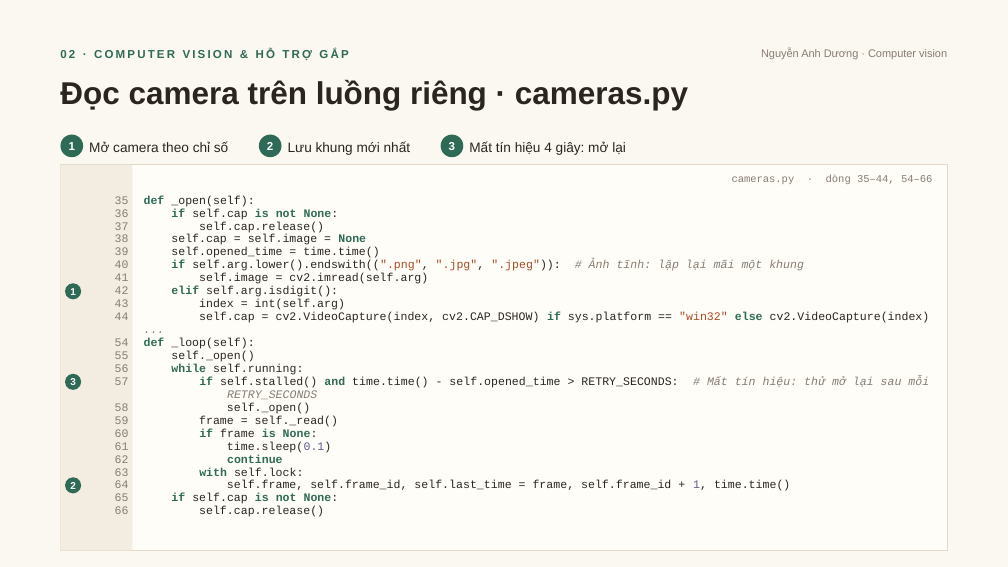
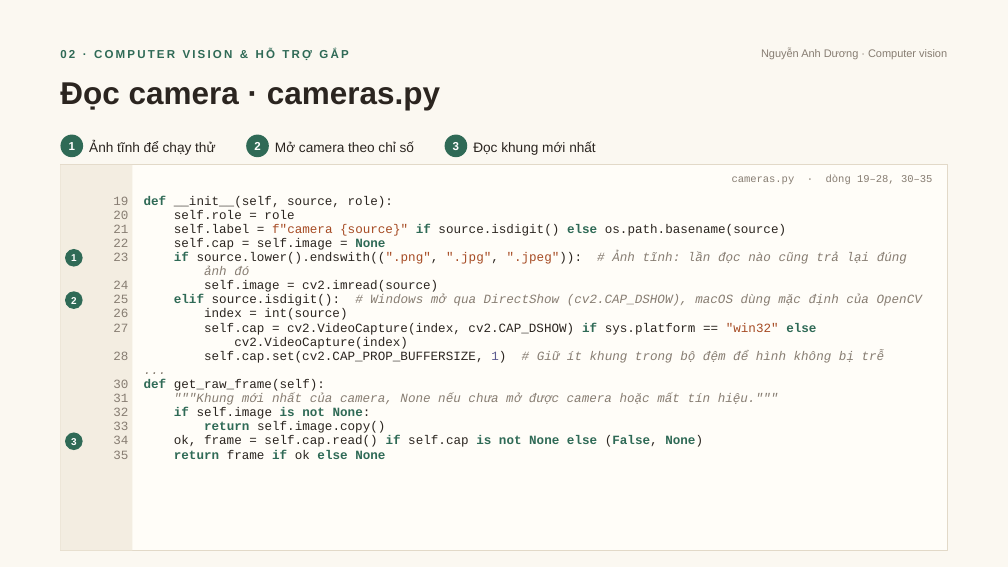
Before and after one commit to DuongNAD/Project_IoT, a slide deck: slide 4 of slides/Phan2_LuongDuLieu_Code.pptx. Drawn at 1008x567 pixels with LibreOffice and Linux fonts; fonts in the diff are those of the drawing. Boxes give left, top, right and bottom in pixels: in the first picture for what was removed or moved away, otherwise in the second. Text is boxed around its words. In the diff, an @@ line names an element or a change of style, - is before the commit and + after.

```diff
--- a/slides/Phan2_LuongDuLieu_Code.pptx
+++ b/slides/Phan2_LuongDuLieu_Code.pptx
@@ text at (60, 82, 440, 110): text changed @@
-Đọc camera trên luồng riêng · cameras.py
+Đọc camera · cameras.py
@@ text at (89, 141, 215, 155): text changed @@
-Mở camera theo chỉ số
+Ảnh tĩnh để chạy thử
@@ ellipse "2": place and size @@
-ellipse "2" at (259, 135, 281, 157)
+ellipse "2" at (247, 135, 269, 157)
@@ text at (275, 141, 414, 152): text changed @@
-Lưu khung mới nhất
+Mở camera theo chỉ số
@@ ellipse "3": place and size @@
-ellipse "3" at (441, 135, 464, 157)
+ellipse "3" at (445, 135, 467, 157)
@@ text at (473, 141, 595, 155): text changed @@
-Mất tín hiệu 4 giây: mở lại
+Đọc khung mới nhất
@@ text at (732, 175, 932, 184): text changed @@
-cameras.py · dòng 35–44, 54–66
+cameras.py · dòng 19–28, 30–35
@@ text at (113, 196, 128, 444): paragraphs added @@
+19
+20
+21
+22
+23
+24
+25
+26
+27
+28
+30
+31
+32
+33
+34
@@ text at (115, 209, 129, 514): paragraphs removed @@
-36
-37
-38
-39
-40
-41
-42
-43
-44
-54
-55
-56
-57
-58
-59
-60
-61
-62
-63
-64
-65
-66
@@ text at (144, 196, 786, 236): text changed; size 11 to 12 pt @@
-def _open(self):
-if self.cap is not None:
-self.cap.release()
+def __init__(self, source, role):
+self.role = role
+self.label = f"camera {source}" if source.isdigit() else os.path.basename(source)
@@ text at (174, 238, 385, 250): size 11 to 12 pt in "self.cap = self.image = None", "..."; line spacing 12.3pt to 13.4pt @@
@@ ellipse "1": place and size @@
-ellipse "1" at (65, 284, 81, 299)
+ellipse "1" at (65, 249, 82, 266)
@@ text at (174, 252, 922, 363): text changed; size 11 to 12 pt @@
-self.opened_time = time.time()
-if self.arg.lower().endswith((".png", ".jpg", ".jpeg")): # Ảnh tĩnh: lặp lại mãi một khung
-self.image = cv2.imread(self.arg)
-elif self.arg.isdigit():
-index = int(self.arg)
-self.cap = cv2.VideoCapture(index, cv2.CAP_DSHOW) if sys.platform == "win32" else cv2.VideoCapture(index)
+if source.lower().endswith((".png", ".jpg", ".jpeg")): # Ảnh tĩnh: lần đọc nào cũng trả lại đúng
+ảnh đó
+self.image = cv2.imread(source)
+elif source.isdigit(): # Windows mở qua DirectShow (cv2.CAP_DSHOW), macOS dùng mặc định của OpenCV
+index = int(source)
+self.cap = cv2.VideoCapture(index, cv2.CAP_DSHOW) if sys.platform == "win32" else
+cv2.VideoCapture(index)
+self.cap.set(cv2.CAP_PROP_BUFFERSIZE, 1) # Giữ ít khung trong bộ đệm để hình không bị trễ
@@ ellipse "2": place and size @@
-ellipse "2" at (65, 477, 81, 493)
+ellipse "2" at (65, 291, 82, 309)
@@ text at (144, 379, 778, 459): text changed; size 11 to 12 pt @@
-def _loop(self):
-self._open()
-while self.running:
-if self.stalled() and time.time() - self.opened_time > RETRY_SECONDS: # Mất tín hiệu: thử mở lại sau mỗi
-RETRY_SECONDS
-self._open()
-frame = self._read()
-if frame is None:
-time.sleep(0.1)
-continue
-with self.lock:
-self.frame, self.frame_id, self.last_time = frame, self.frame_id + 1, time.time()
-if self.cap is not None:
-self.cap.release()
+def get_raw_frame(self):
+"""Khung mới nhất của camera, None nếu chưa mở được camera hoặc mất tín hiệu."""
+if self.image is not None:
+return self.image.copy()
+ok, frame = self.cap.read() if self.cap is not None else (False, None)
+return frame if ok else None
@@ ellipse "3": place and size @@
-ellipse "3" at (65, 374, 81, 389)
+ellipse "3" at (65, 433, 82, 450)
@@ text at (113, 450, 128, 459): size 11 to 12 pt in "35"; line spacing 12.3pt to 13.4pt @@
```
Also in this commit, not shown: 4 other slides changed, 35 other files.
